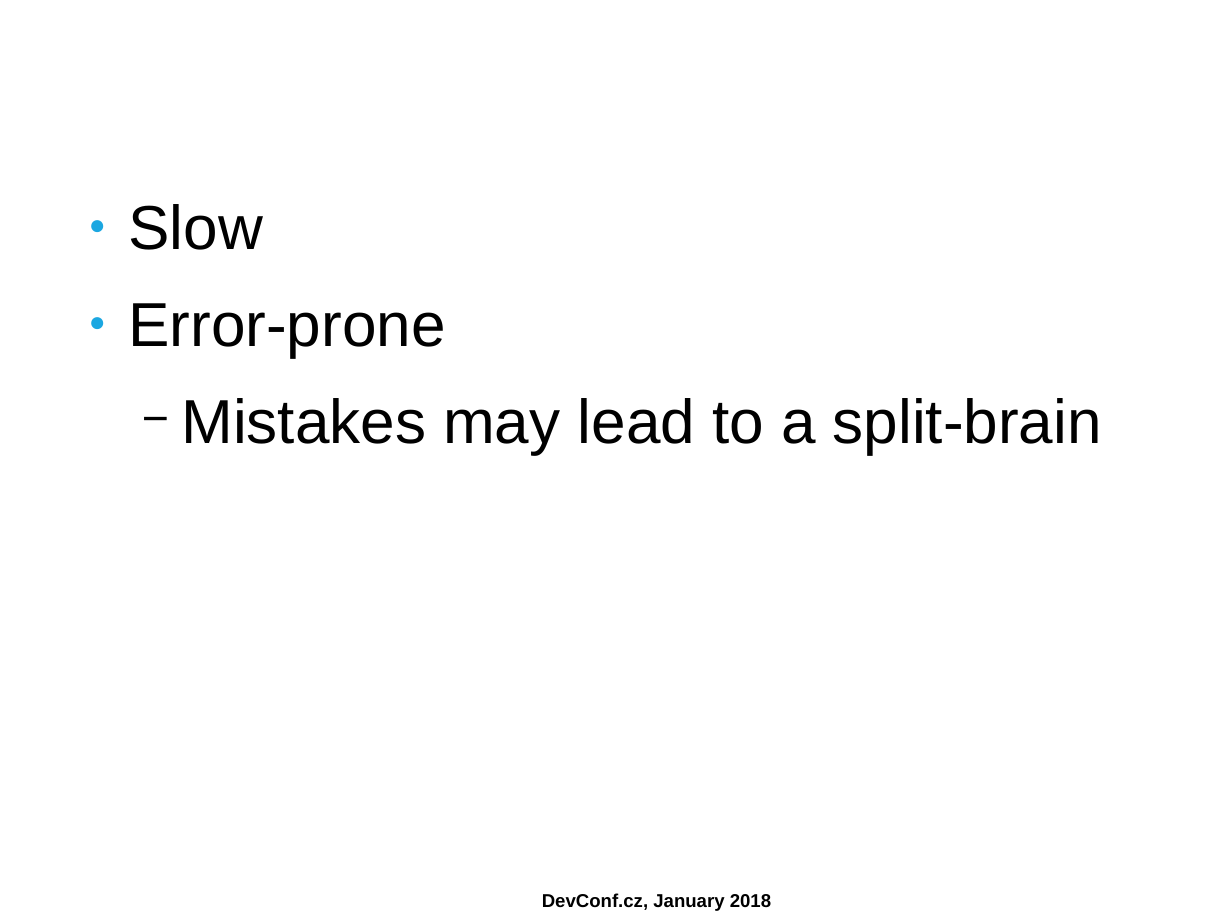
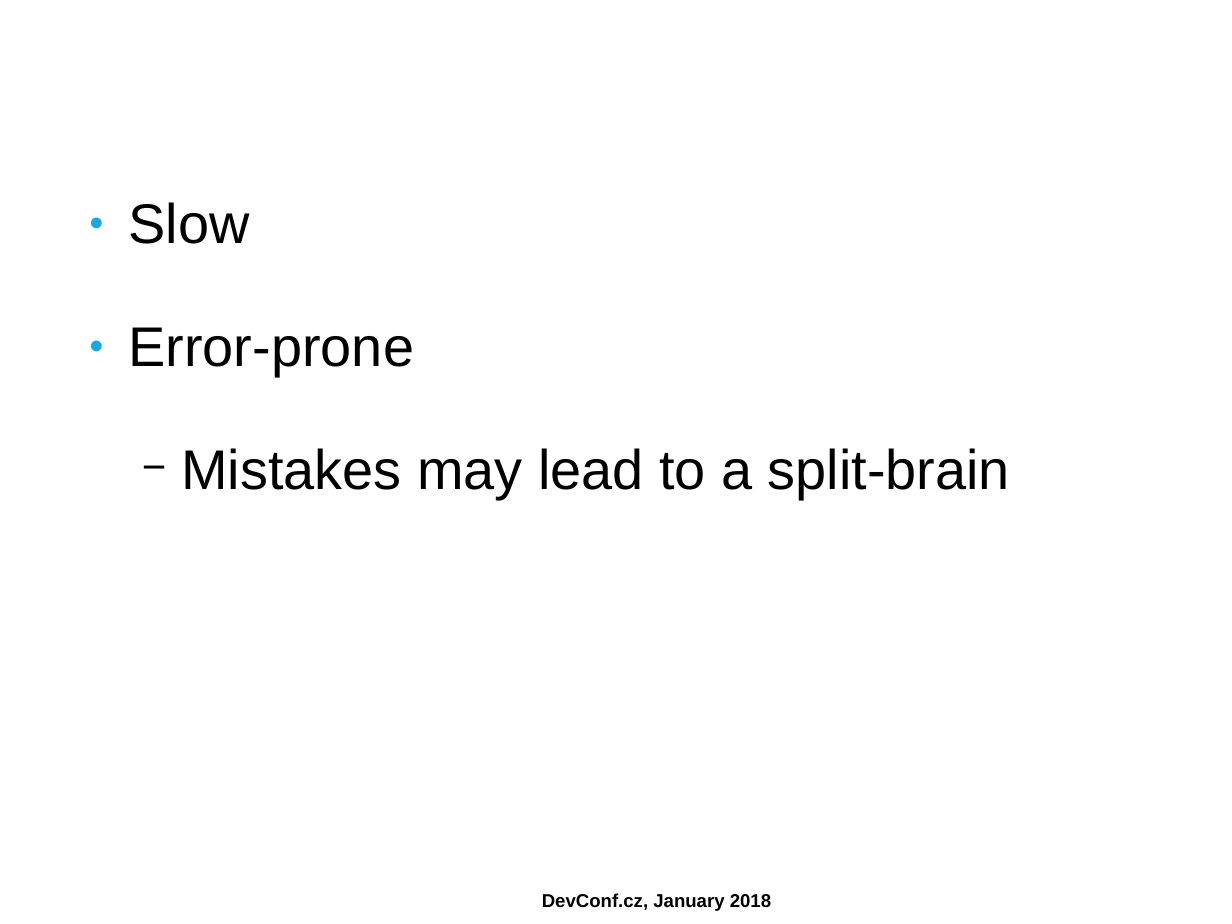
Before and after one commit to ahadas/ahadas.github.io, a slide deck: slide 21 of slides/high_availability_with_no_split_brains.odp. Drawn at 1232x924 pixels with LibreOffice and Linux fonts; fonts in the diff are those of the drawing; background and template pictures are left out. Boxes give left, top, right and bottom in pixels: in the first picture for what was removed or moved away, otherwise in the second. Text is boxed around its words. In the diff, an @@ line names an element or a change of style, - is before the commit and + after.

```diff
--- a/slides/high_availability_with_no_split_brains.odp
+++ b/slides/high_availability_with_no_split_brains.odp
@@ text "Slow" at (129,202,1010,499): size 40 to 36 pt; more space between paragraphs @@
```
Also in this commit, not shown: 9 other slides changed.
